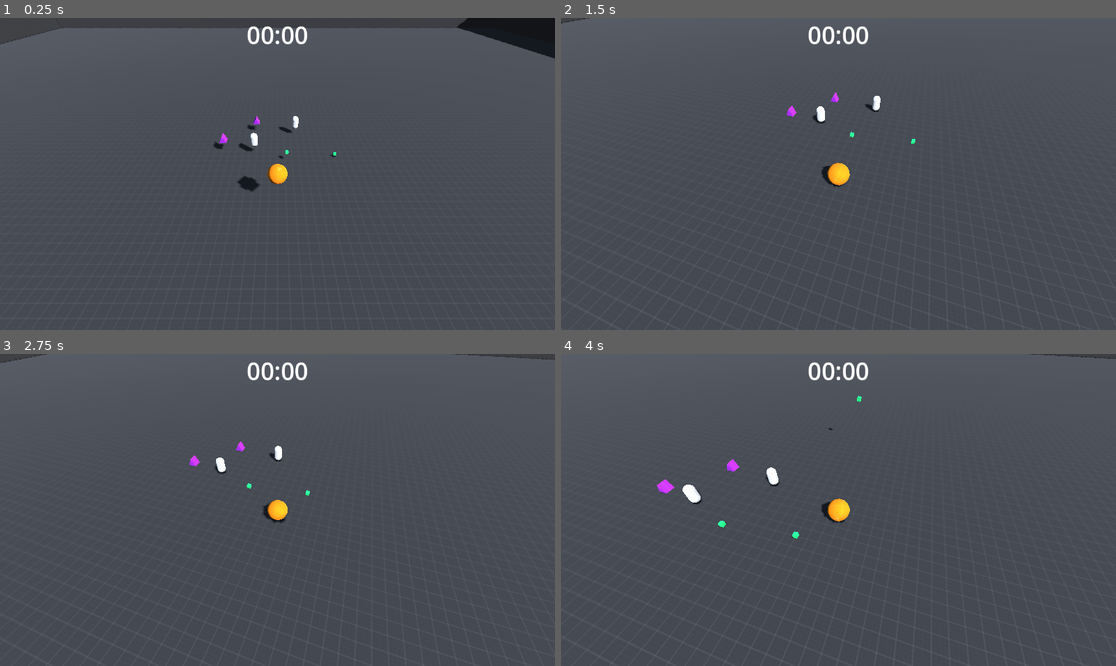
Above: before the commit, frames 1-4 (two rows, left to right).
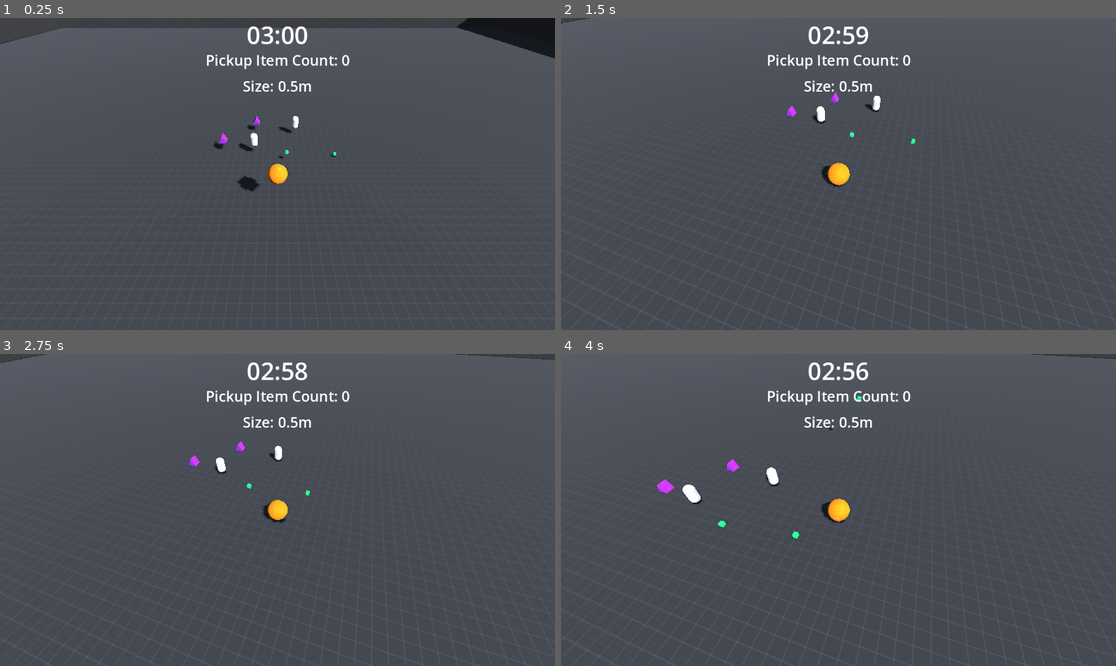
Above: after the commit, the same moments.

Repository: Ozymandias1/godot_katamari_damacy
Game: Godot game, scene res://Scenes/GameScene.tscn
Two runs of this game, one before a commit and one after it. Both use one fixed random seed, a clock stepped at 60 frames per second and the inputs below.
Inputs (mouse positions are in pixels of both pictures, inside the frame that each line leads up to):
- Up to frame 1 (0.25 s): no input
- Up to frame 2 (1.5 s): move the mouse to (960, 158) at 0.52 s; press the mouse at (960, 158) at 0.53 s; hold D (Right) 0.53-1.28 s; move the mouse to (810, 174) at 1.27 s; release the mouse at (810, 174) at 1.28 s; hold W (Forward) from 1.28 s (still down); tap Mouse wheel up (Zoom In) at 1.35 s
- Up to frame 3 (2.75 s): move the mouse to (333, 441) at 2.02 s; release W (Forward) at 2.03 s; hold D (Right) from 2.03 s (still down); tap Mouse wheel down (Zoom Out) at 2.1 s
- Up to frame 4 (4 s): move the mouse to (810, 572) at 2.77 s; release D (Right) at 2.78 s; hold W (Forward) 2.78-3.53 s; click (810, 572) at 2.85 s; move the mouse to (1005, 556) at 3.52 s; hold A (Left) from 3.53 s (still down); tap Mouse wheel up (Zoom In) at 3.6 s

The runs differ from the first frame. In frame 1, 0.6% of the frame differs, in the area x 37-63%, y 2-24%; in frame 2, 0.7%; in frame 3, 0.7%; in frame 4, 0.7%.

Commit message:
game over

Diff:
--- a/Scenes/GameScene.tscn
+++ b/Scenes/GameScene.tscn
@@ -1,9 +1,10 @@
-[gd_scene load_steps=18 format=3 uid="uid://bmbgmx6hbddg3"]
+[gd_scene load_steps=19 format=3 uid="uid://bmbgmx6hbddg3"]
 
 [ext_resource type="Material" uid="uid://ck16v7kivvfq6" path="res://Materials/GrayGridMaterial.tres" id="1_k2f2a"]
 [ext_resource type="Material" uid="uid://pyue2l6n7crf" path="res://Materials/OrangeMaterial.tres" id="2_d1jr8"]
 [ext_resource type="Script" path="res://Scripts/CameraController.gd" id="2_fkkta"]
 [ext_resource type="Script" path="res://Scripts/Player.gd" id="2_i461g"]
+[ext_resource type="Script" path="res://Scripts/GameManager.gd" id="5_dpj8g"]
 [ext_resource type="PackedScene" uid="uid://cw4p6bc15gkbx" path="res://Scenes/pickup_item_type_0.tscn" id="5_l3k1m"]
 [ext_resource type="PackedScene" uid="uid://bgrvqcbv08e5a" path="res://Scenes/pickup_item_type_1.tscn" id="6_e6fc3"]
 [ext_resource type="PackedScene" uid="uid://wvxt37pj21h5" path="res://Scenes/pickup_item_type_2.tscn" id="7_yucsb"]
@@ -37,6 +38,21 @@
 [sub_resource type="SphereShape3D" id="SphereShape3D_s8exs"]
 
 [node name="GameScene" type="Node"]
+
+[node name="ItemSpawner" type="Node" parent="." node_paths=PackedStringArray("item_parent")]
+script = ExtResource("8_bgew3")
+item_parent = NodePath("../Items")
+item_templates = Array[PackedScene]([ExtResource("5_l3k1m"), ExtResource("6_e6fc3"), ExtResource("7_yucsb")])
+
+[node name="ItemSpawnTimer" type="Timer" parent="ItemSpawner"]
+autostart = true
+
+[node name="GameManager" type="Node" parent="." node_paths=PackedStringArray("player")]
+script = ExtResource("5_dpj8g")
+player = NodePath("../Player")
+
+[node name="GameplayTimer" type="Timer" parent="GameManager"]
+autostart = true
 
 [node name="Environments" type="Node3D" parent="."]
 
@@ -141,14 +157,6 @@
 [node name="PickupItemType5" parent="Items" instance=ExtResource("7_yucsb")]
 transform = Transform3D(1, 0, 0, 0, 1, 0, 0, 0, 1, -1.6646, 1.73708, -7.29201)
 
-[node name="ItemSpawner" type="Node" parent="." node_paths=PackedStringArray("item_parent")]
-script = ExtResource("8_bgew3")
-item_parent = NodePath("../Items")
-item_templates = Array[PackedScene]([ExtResource("5_l3k1m"), ExtResource("6_e6fc3"), ExtResource("7_yucsb")])
-
-[node name="ItemSpawnTimer" type="Timer" parent="ItemSpawner"]
-autostart = true
-
 [node name="UI" type="Control" parent="."]
 layout_mode = 3
 anchors_preset = 15
@@ -169,5 +177,65 @@
 theme_override_font_sizes/font_size = 50
 text = "00:00"
 
+[node name="LabelGameOver" type="Label" parent="UI"]
+visible = false
+layout_mode = 1
+anchors_preset = 8
+anchor_left = 0.5
+anchor_top = 0.5
+anchor_right = 0.5
+anchor_bottom = 0.5
+offset_left = -20.0
+offset_top = -11.5
+offset_right = 20.0
+offset_bottom = 11.5
+grow_horizontal = 2
+grow_vertical = 2
+theme_override_font_sizes/font_size = 100
+text = "Game Over"
+horizontal_alignment = 1
+vertical_alignment = 1
+
+[node name="BtnRestart" type="Button" parent="UI/LabelGameOver"]
+layout_mode = 1
+anchors_preset = 7
+anchor_left = 0.5
+anchor_top = 1.0
+anchor_right = 0.5
+anchor_bottom = 1.0
+offset_left = -56.5
+offset_top = 0.960007
+offset_right = 56.5
+offset_bottom = 50.96
+grow_horizontal = 2
+grow_vertical = 0
+theme_override_font_sizes/font_size = 30
+text = "Restart"
+
+[node name="Information" type="VSplitContainer" parent="UI"]
+layout_mode = 1
+anchors_preset = 5
+anchor_left = 0.5
+anchor_right = 0.5
+offset_left = -149.5
+offset_top = 65.66
+offset_right = 149.5
+offset_bottom = 161.66
+grow_horizontal = 2
+
+[node name="LabelItemCount" type="Label" parent="UI/Information"]
+layout_mode = 2
+theme_override_font_sizes/font_size = 30
+text = "Pickup Item Count: 0"
+horizontal_alignment = 1
+
+[node name="LabelSize" type="Label" parent="UI/Information"]
+layout_mode = 2
+theme_override_font_sizes/font_size = 30
+text = "Size: 0.5m"
+horizontal_alignment = 1
+
+[connection signal="timeout" from="ItemSpawner/ItemSpawnTimer" to="ItemSpawner" method="_spawn_pickup_item"]
+[connection signal="timeout" from="GameManager/GameplayTimer" to="GameManager" method="on_gameplay_timer_timeout"]
 [connection signal="body_entered" from="Player" to="Player" method="_on_body_entered"]
-[connection signal="timeout" from="ItemSpawner/ItemSpawnTimer" to="ItemSpawner" method="_spawn_pickup_item"]
+[connection signal="pressed" from="UI/LabelGameOver/BtnRestart" to="GameManager" method="restart_game"]
--- /dev/null
+++ b/Scripts/GameManager.gd
@@ -0,0 +1,33 @@
+extends Node
+
+@export var remain_seconds: int = 60 * 3
+@export var player: Node3D
+
+@onready var label_gameplay_timer: Label = $"../UI/LabelGameplayTimer"
+@onready var label_game_over: Label = $"../UI/LabelGameOver"
+
+## Ready
+func _ready() -> void:
+	set_gameplay_timer_label_text()
+
+## Handling the gameplay timer event.
+func on_gameplay_timer_timeout() -> void:
+	remain_seconds -= 1
+
+	if remain_seconds < 0:
+		label_game_over.show()
+		player.is_sizeup_enabled = false
+	else:
+		set_gameplay_timer_label_text()
+
+## Set the remaining gameplay time text.
+func set_gameplay_timer_label_text() -> void:
+	var seconds = remain_seconds % 60
+	var minutes = (int)(remain_seconds / 60.0) % 60
+	var timer_string = "%02d:%02d" % [minutes, seconds]
+
+	label_gameplay_timer.text = timer_string
+
+## reload game scene
+func restart_game() -> void:
+	get_tree().change_scene_to_file("res://Scenes/GameScene.tscn")
--- a/Scripts/Player.gd
+++ b/Scripts/Player.gd
@@ -5,8 +5,12 @@
 
 @onready var attachments: Node3D = $Attachments
 @onready var player_collision: CollisionShape3D = $PlayerCollision
+@onready var label_item_count: Label = $"../UI/Information/LabelItemCount"
+@onready var label_size: Label = $"../UI/Information/LabelSize"
 
 var player_input: Vector2 = Vector2.ZERO
+var is_sizeup_enabled: bool = true
+var pickup_count: int = 0
 
 ## process
 func _process(_delta: float) -> void:
@@ -42,7 +46,7 @@
 
 ## when collision detected
 func _on_body_entered(other_body: Node) -> void:
-	if other_body.has_meta("is_pickup_item"):
+	if other_body.has_meta("is_pickup_item") and is_sizeup_enabled:
 		var is_pickup_item: bool = other_body.get_meta("is_pickup_item")
 		if is_pickup_item:
 			var increase_size: float = other_body.increase_size
@@ -52,3 +56,8 @@
 ## increase player's collision shape size
 func _increase_player_scale(size: float) -> void:
 	player_collision.shape.radius += size
+	pickup_count += 1
+
+	# update information text
+	label_item_count.text = "Pickup Item Count: %d" % pickup_count
+	label_size.text = "Size: %.3fm" % player_collision.shape.radius
